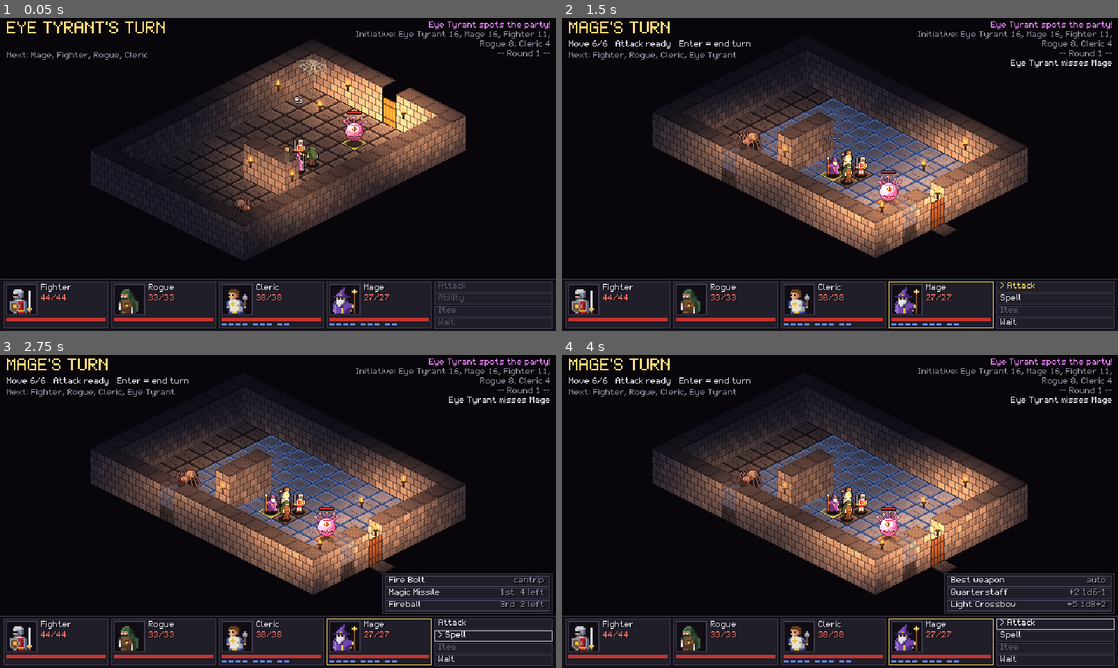
Above: before the commit, frames 1-4 (two rows, left to right).
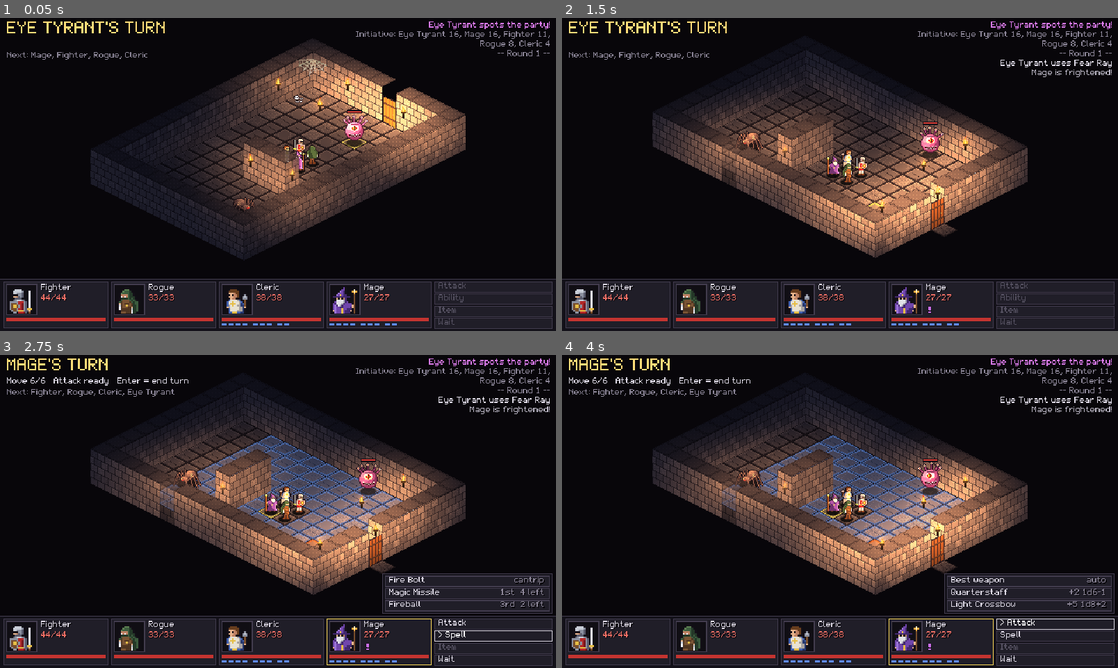
Above: after the commit, the same moments.

Repository: PaulHeraty/herra-iso-dnd
Game: Godot game, scene res://scenes/maps/test_room.tscn
The game is run twice, just before and just after one commit, with the same random seed, the same clock (stepped at 60 frames per second) and the same inputs.
Inputs (mouse positions are in pixels of both pictures, inside the frame that each line leads up to):
- Up to frame 1 (0.05 s): no input
- Up to frame 2 (1.5 s): tap Enter (end_turn) at 0.5 s; move the mouse to (962, 158) at 0.52 s; hold E (view_rotate_right) 0.53-1.25 s; tap S (cam_down) at 0.6 s; click (962, 158) at 0.67 s; drag from (728, 190) to (812, 237) at 1.27 s
- Up to frame 3 (2.75 s): click "Spell" at 2 s
- Up to frame 4 (4 s): click "> Spell" at 2.75 s; click "> Attack" at 3.5 s

The runs differ from the first frame. In frame 1, 8.0% of the frame differs, in the area x 16-84%, y 8-78%; in frame 2, 6.4%; in frame 3, 1.2%; in frame 4, 1.2%.

Commit message:
Phase 3 step 8: monster powers (spider Web, Eye Tyrant Fear Ray, Recharge 5-6, AI scoring), Break free, short/long rests; Phase 3 complete
- CombatManager: condition powers in the monster plan, recharge rolls at turn start,
  'Break free' action for restrained heroes, AI jitter for variety
- scripts/party/rest.gd + Short/Long rest buttons; party panel visible while exploring

Co-Authored-By: Claude Opus 5.5 <noreply@anthropic.com>

Diff:
--- a/data/monsters/eye_tyrant.tres
+++ b/data/monsters/eye_tyrant.tres
@@ -1,12 +1,13 @@
 [gd_resource type="Resource" script_class="CreatureStats" format=3]
 
-[ext_resource type="Script" path="res://scripts/rules/attack_data.gd" id="1_axuvi"]
-[ext_resource type="Script" path="res://scripts/rules/spell_data.gd" id="2_nuxna"]
-[ext_resource type="Script" path="res://scripts/rules/creature_stats.gd" id="3_ubvt5"]
+[ext_resource type="Script" path="res://scripts/rules/attack_data.gd" id="1_nuxna"]
+[ext_resource type="Script" path="res://scripts/rules/spell_data.gd" id="2_ubvt5"]
+[ext_resource type="Resource" path="res://data/spells/fear_ray.tres" id="3_2sic5"]
+[ext_resource type="Script" path="res://scripts/rules/creature_stats.gd" id="4_aoay6"]
 
-[sub_resource type="Resource" id="Resource_2sic5"]
+[sub_resource type="Resource" id="Resource_pregw"]
 resource_name = "Gaze Ray"
-script = ExtResource("1_axuvi")
+script = ExtResource("1_nuxna")
 name = "Gaze Ray"
 kind = 1
 ability = 1
@@ -44,7 +45,8 @@
 speed_ft = 20
 fly = true
 sight_ft = 60
-attacks = Array[ExtResource("1_axuvi")]([SubResource("Resource_2sic5"), SubResource("Resource_aoay6")])
+attacks = Array[ExtResource("1_nuxna")]([SubResource("Resource_pregw"), SubResource("Resource_l254b")])
+powers = Array[ExtResource("2_ubvt5")]([ExtResource("3_2sic5")])
 skill_overrides = {
 "perception": 4
 }
--- /dev/null
+++ b/data/spells/fear_ray.tres
@@ -0,0 +1,20 @@
+[gd_resource type="Resource" script_class="SpellData" format=3]
+
+[ext_resource type="Script" path="res://scripts/rules/spell_data.gd" id="1_1xniw"]
+
+[resource]
+resource_name = "Fear Ray"
+script = ExtResource("1_1xniw")
+id = "fear_ray"
+display_name = "Fear Ray"
+description = "Recharge 5-6. A pale ray from the central eye: WIS save DC 13 or frightened until the end of its next turn (disadvantage on attacks)."
+kind = 2
+range_ft = 60
+resolve = 1
+save_ability = "WIS"
+dc_override = 13
+condition = "frightened"
+condition_rounds = 2
+recharge = 3
+sfx = "ray_zap"
+vfx = "fear_ray"
--- a/scripts/actors/actor.gd
+++ b/scripts/actors/actor.gd
@@ -46,6 +46,8 @@
 var concentrating: SpellData
 var reaction_used := false
 ## Death saves (heroes at 0 HP; Phase 3 step 4).
+## Hit dice left to spend on short rests (= level when rested).
+var hit_dice_left := 0
 var death_successes := 0
 var death_failures := 0
 var stable := false
@@ -239,6 +241,7 @@
 	if stats == null:
 		return
 	slots_left = stats.spell_slots.duplicate()
+	hit_dice_left = maxi(1, stats.level)
 	uses_left.clear()
 	for p: SpellData in stats.powers:
 		if p.uses > 0:
--- a/scripts/combat/combat_manager.gd
+++ b/scripts/combat/combat_manager.gd
@@ -336,6 +336,14 @@
 ## prone = stand up for half the speed.
 func _start_of_turn(a: Actor) -> void:
 	a.reaction_used = false
+	# Recharge 5-6: a used monster power comes back on a d6 roll of 5 or 6.
+	if a is Monster:
+		for p: SpellData in a.stats.powers:
+			if p.recharge == SpellData.Recharge.DICE and a.uses_left.get(p.id, 1) <= 0:
+				var r := Dice.die(6)
+				if r >= 5:
+					a.uses_left[p.id] = 1
+					_say("%s's %s recharges (%d)." % [a.display_name(), p.display_name, r])
 	for cid in a.tick_conditions():
 		_say("%s is no longer %s." % [a.display_name(), Condition.display(cid).to_lower()])
 		if cid == "blessed":
@@ -672,7 +680,12 @@
 		await move_along(m, path)
 		if not in_combat or current != m or game_over:
 			return
-	if plan.target:
+	if plan.target and plan.power:
+		var who: Array[Actor] = [plan.target]
+		await _cast(m, plan.power, 0, who, plan.target.cell)
+		if _check_end():
+			return
+	elif plan.target:
 		var opts := attack_options_from(m, plan.target, m.cell)
 		var opt := {}
 		for o in opts:
@@ -703,7 +716,7 @@
 ## damage; if nothing can be attacked this turn, walks toward the nearest hero by real path.
 func plan_monster_turn(m: Monster) -> Dictionary:
 	var heroes := map.party.filter(func(h): return h.is_alive())
-	var plan := {path = [] as Array[Vector2i], target = null, attack = null}
+	var plan := {path = [] as Array[Vector2i], target = null, attack = null, power = null}
 	if heroes.is_empty():
 		return plan
 	var reach := map.combat_reach(m.cell, move_left, m)
@@ -716,7 +729,7 @@
 			for o in attack_options_from(m, h, c):
 				var a: AttackData = o.attack
 				var ev := expected_damage(m, h, o)
-				var score := ev
+				var score := ev + randf() * AI_JITTER
 				if ev >= h.hp * 0.8:
 					score += AI_FINISH_BONUS
 				score -= reach[c].cost * AI_STEP_COST
@@ -726,6 +739,18 @@
 					best = score
 					plan.target = h
 					plan.attack = a
+					plan.path = DungeonMap.reach_path(reach, c)
+			# Powers that put a condition on a hero (Web: restrained, Fear Ray: frightened).
+			for p: SpellData in m.stats.powers:
+				var pv := _power_value(m, p, h, c)
+				if pv <= 0.0:
+					continue
+				var pscore: float = pv + randf() * AI_JITTER - reach[c].cost * AI_STEP_COST - crowd * AI_RANGED_CROWDED
+				if pscore > best:
+					best = pscore
+					plan.target = h
+					plan.attack = null
+					plan.power = p
 					plan.path = DungeonMap.reach_path(reach, c)
 	if plan.target:
 		return plan
@@ -857,6 +882,9 @@
 ## Powers for the hero's Spell/Ability menu: [{power, ok, why, tag}].
 func menu_powers(h: Actor) -> Array[Dictionary]:
 	var out: Array[Dictionary] = []
+	if h.has_condition("restrained"):
+		var busy := action_used or attacks_left < h.stats.attacks_per_action()
+		out.append({power = ESCAPE, ok = not busy, why = "action used" if busy else "", tag = "action"})
 	for p: SpellData in h.stats.powers:
 		if p.kind == SpellData.Kind.MONSTER or p.cast_time in [SpellData.CastTime.REACTION, SpellData.CastTime.FREE]:
 			continue
@@ -1302,6 +1330,9 @@
 		else:
 			_say("%s dodges the %s" % [target.display_name(), p.display_name])
 			FloatText.spawn(map, target.body_position() + Vector2(0, -10), "SAVED", Color8(200, 196, 210), 10)
+	elif saved:
+		_say("%s resists the %s" % [target.display_name(), p.display_name])
+		FloatText.spawn(map, target.body_position() + Vector2(0, -10), "RESISTED", Color8(200, 196, 210), 10)
 	if not saved and p.condition != "" and target.is_alive():
 		target.add_condition(p.condition, p.condition_rounds, caster, p)
 		_say("  %s is %s!" % [target.display_name(), Condition.display(p.condition).to_lower()])
@@ -1309,6 +1340,9 @@
 
 ## Skill contest: Shove (athletics vs athletics/acrobatics) or Hide (stealth vs passive perception).
 func _contest(caster: Actor, p: SpellData, target: Actor) -> void:
+	if p.id == "escape":
+		_escape(caster)
+		return
 	var mine := Dice.d20(caster.stats.skill_bonus(p.contest_skill))
 	if p.id == "hide":
 		var best := 0
@@ -1366,6 +1400,9 @@
 
 
 func _spell_colour(p: SpellData) -> Color:
+	match p.vfx:
+		"web": return Color8(232, 232, 236)
+		"fear_ray": return Color8(190, 130, 255)
 	match p.damage_type:
 		"fire": return Color8(255, 140, 50)
 		"radiant": return Color8(255, 236, 150)
@@ -1688,3 +1725,62 @@
 	if sneak:
 		await map.dice.show_damage("SNEAK ATTACK: %s" % sneak.expr, sneak, dtype, Color8(214, 120, 230))
 	await map.dice.close()
+
+
+# --- monster powers + break free (Phase 3 step 8) ----------------------------------------------
+
+## How much a monster wants to use condition power `p` on hero `h` from cell `c` (0 = can't/won't).
+## chance the condition lands x how much it's worth (in expected-damage units).
+const CONDITION_VALUE := {"restrained": 9.0, "frightened": 12.0, "prone": 4.0}
+## A little randomness so monsters don't do exactly the same thing every turn.
+const AI_JITTER := 1.5
+
+
+func _power_value(m: Actor, p: SpellData, h: Actor, c: Vector2i) -> float:
+	if p.kind != SpellData.Kind.MONSTER or p.condition == "" or not m.can_use(p) or h.has_condition(p.condition):
+		return 0.0
+	var dist := DungeonMap.grid_distance(c, h.cell)
+	if dist > maxi(1, p.range_cells()) or (p.needs_los and not map.has_line_of_sight(c, h.cell)):
+		return 0.0
+	var chance := 0.0
+	match p.resolve:
+		SpellData.Resolve.ATTACK:
+			var adv := -1 if (p.range_cells() > 1 and _enemies_adjacent_at(m, c) > 0) else 0
+			chance = hit_chance(p.attack_bonus_for(m.stats), h.stats.armor_class, adv)
+		SpellData.Resolve.SAVE:
+			chance = clampf((p.dc_for(m.stats) - h.stats.save_bonus(p.save_ability) - 1) / 20.0, 0.05, 0.95)
+	return chance * CONDITION_VALUE.get(p.condition, 3.0)
+
+
+## "Break free" from a web (restrained): an action, STR check (Athletics or Acrobatics, whichever is
+## better) against the effect's DC. Offered in the Spell/Ability menu while restrained.
+static var ESCAPE: SpellData = _make_escape()
+
+
+static func _make_escape() -> SpellData:
+	var s := SpellData.new()
+	s.id = "escape"
+	s.display_name = "Break free"
+	s.kind = SpellData.Kind.ABILITY
+	s.cast_time = SpellData.CastTime.ACTION
+	s.target = SpellData.Target.SELF
+	s.resolve = SpellData.Resolve.CONTEST
+	s.needs_los = false
+	s.description = "Action: Strength (Athletics) or Dexterity (Acrobatics) check against the web's DC. Success: you are no longer restrained."
+	return s
+
+
+func _escape(who: Actor) -> void:
+	var c := who.get_condition("restrained")
+	if c == null:
+		return
+	var dc: int = c.spell.dc_override if c.spell and c.spell.dc_override != -99 else 12
+	var bonus := maxi(who.stats.skill_bonus("athletics"), who.stats.skill_bonus("acrobatics"))
+	var r := Dice.d20(bonus)
+	_detail("  break free: %s vs DC %d" % [r.describe(), dc])
+	if r.total >= dc:
+		who.remove_condition("restrained")
+		_say("%s breaks free! (%d vs DC %d)" % [who.display_name(), r.total, dc])
+		FloatText.spawn(map, who.body_position() + Vector2(0, -10), "FREE", COL_ALLY, 10)
+	else:
+		_say("%s struggles in the web (%d vs DC %d)" % [who.display_name(), r.total, dc])
--- a/scripts/party/party_controller.gd
+++ b/scripts/party/party_controller.gd
@@ -43,6 +43,8 @@
 	if party.is_empty() or not enabled:
 		return
 	var c := IsoGrid.world_to_cell(map.get_local_mouse_position())
+	if map.hud and map.hud.mouse_over_ui():
+		c = Vector2i(-99999, -99999)
 	if c != _hover:
 		_hover = c
 		_refresh_overlay()
@@ -52,6 +54,8 @@
 	if party.is_empty() or not enabled:
 		return
 	if event is InputEventMouseButton and event.pressed and event.button_index == MOUSE_BUTTON_LEFT:
+		if map.hud and map.hud.mouse_over_ui():
+			return
 		var target := IsoGrid.world_to_cell(map.get_local_mouse_position())
 		var p := map.find_path(party[0].cell, target)
 		if p.size() > 1:
--- /dev/null
+++ b/scripts/party/rest.gd
@@ -0,0 +1,68 @@
+class_name Rest
+## Short and long rests (5e, simplified). Out of combat only, and not with an enemy in sight.
+##   Short rest: each living hero spends hit dice (class die + CON, at least 1 each) until full HP or
+##               out of dice; powers that recharge on a short rest (Second Wind) come back.
+##   Long rest:  full HP, all spell slots, all uses, all hit dice; conditions cleared; heroes at
+##               0 HP who aren't dead get back up. The dead stay dead.
+## Each returns log lines.
+
+## Why the party can't rest right now, or "" if it can.
+static func blocked_reason(map: DungeonMap) -> String:
+	if map.combat.in_combat:
+		return "You can't rest during a fight."
+	for m in map.monsters:
+		if not m.is_alive():
+			continue
+		for h in map.party:
+			if DungeonMap.grid_distance(m.cell, h.cell) <= m.stats.sight_cells() and map.has_line_of_sight(m.cell, h.cell):
+				return "You can't rest with an enemy in sight."
+	return ""
+
+
+static func short_rest(party: Array) -> PackedStringArray:
+	var out: PackedStringArray = []
+	for h: Actor in party:
+		if h.dead:
+			continue
+		var sides := _hit_die_sides(h.stats.hit_dice)
+		var spent := 0
+		var healed := 0
+		while h.hp < h.stats.max_hp and h.hit_dice_left > 0:
+			var r := Dice.die(sides) + h.stats.mod("CON")
+			h.hit_dice_left -= 1
+			spent += 1
+			healed += h.heal(maxi(1, r))
+		for p: SpellData in h.stats.powers:
+			if p.recharge == SpellData.Recharge.SHORT_REST and p.uses > 0:
+				h.uses_left[p.id] = p.uses
+		if spent > 0:
+			out.append("%s spends %d hit %s: +%d HP (%d left)" % [h.display_name(), spent, "die" if spent == 1 else "dice", healed, h.hit_dice_left])
+		elif h.hp >= h.stats.max_hp:
+			out.append("%s is already at full health" % h.display_name())
+		else:
+			out.append("%s has no hit dice left" % h.display_name())
+	return out
+
+
+static func long_rest(party: Array) -> PackedStringArray:
+	var out: PackedStringArray = []
+	for h: Actor in party:
+		if h.dead:
+			out.append("%s is dead." % h.display_name())
+			continue
+		var was_down := not h.is_alive()
+		h.conditions.clear()
+		h._on_conditions_changed()
+		h.concentrating = null
+		if was_down and h.has_method("revive"):
+			h.revive(h.stats.max_hp)
+		else:
+			h.heal(h.stats.max_hp)
+		h.reset_resources()
+		out.append("%s is fully rested (%d HP)" % [h.display_name(), h.hp])
+	return out
+
+
+static func _hit_die_sides(expr: String) -> int:
+	var t := Dice.parse(expr)
+	return t[0].sides if not t.is_empty() and t[0].sides > 0 else 8
--- a/scripts/ui/combat_hud.gd
+++ b/scripts/ui/combat_hud.gd
@@ -75,7 +75,10 @@
 	combat.victory.connect(_on_victory)
 	combat.defeat.connect(_on_defeat)
 	_build_end_screen()
-	visible = false
+	_build_rest_buttons()
+	# The party panel stays up while exploring too (HP, slots, conditions, rests).
+	visible = true
+	combat.map.camera_controller.ui_bottom = PANEL_H
 
 
 ## True if the mouse is over the bottom panel (map input should ignore it).
@@ -102,6 +105,16 @@
 	_next.position.y = _hint.position.y + maxf(12.0, _hint.get_line_count() * 11.0) + 1.0
 	for card in _cards:
 		_update_card(card, cur)
+	# Exploring: rest buttons instead of the combat actions.
+	var fighting := combat.in_combat
+	for b: Button in _buttons.values():
+		b.visible = fighting
+	for b: Button in _rest_buttons:
+		b.visible = not fighting
+	if not fighting:
+		_banner.text = ""
+		_next.text = ""
+		return
 	var hero_turn := cur is Hero and not combat.moving
 	var busy := combat.targeting != null
 	_set_button(_buttons.attack, hero_turn and combat.attacks_left > 0, hero_turn and combat.attacks_left > 0 and not busy and _popup_kind != "spell")
@@ -380,14 +393,12 @@
 
 func _on_started() -> void:
 	visible = true
-	combat.map.camera_controller.ui_bottom = PANEL_H
 
 
 func _on_ended() -> void:
-	visible = false
 	_lines.clear()
 	_log.text = ""
-	combat.map.camera_controller.ui_bottom = 0
+	_hint.text = ""
 
 
 # --- end of combat -------------------------------------------------------------------------
@@ -689,3 +700,60 @@
 	_hint.text = text
 	if not visible:
 		print("[hud] ", text)
+
+
+# --- rests (exploration) -----------------------------------------------------------------------
+
+var _rest_buttons: Array[Button] = []
+
+
+func _build_rest_buttons() -> void:
+	var first: Button = _buttons.attack
+	var specs := [["Short rest", false], ["Long rest", true]]
+	for i in specs.size():
+		var b := Button.new()
+		b.text = specs[i][0]
+		b.focus_mode = Control.FOCUS_NONE
+		b.alignment = HORIZONTAL_ALIGNMENT_LEFT
+		b.clip_text = true
+		b.position = Vector2(first.position.x, 3 + i * 14)
+		_panel.add_child(b)
+		b.set_deferred("size", Vector2(first.size.x, 13))
+		b.pressed.connect(_rest.bind(specs[i][1]))
+		b.mouse_entered.connect(func():
+			_hint.text = "Long rest: full HP, spell slots and abilities." if specs[i][1] else "Short rest: spend hit dice to heal; Second Wind comes back.")
+		_rest_buttons.append(b)
+
+
+func _rest(long: bool) -> void:
+	var why := Rest.blocked_reason(combat.map)
+	if why != "":
+		_hint.text = why
+		Sfx.play("fail_sting", -10.0)
+		return
+	_end_dim.visible = true
+	_end_big.text = ""
+	_end_small.text = ""
+	_end_layer.visible = true
+	var root := _end_dim.get_parent() as Control
+	root.modulate.a = 0.0
+	var tw := create_tween()
+	tw.tween_property(root, "modulate:a", 1.0, 0.35)
+	_centre(_end_small, "Resting...", 172, 1)
+	await tw.finished
+	var lines := Rest.long_rest(combat.map.party) if long else Rest.short_rest(combat.map.party)
+	Sfx.play("heal_chime")
+	await get_tree().create_timer(0.7).timeout
+	var tw2 := create_tween()
+	tw2.tween_property(root, "modulate:a", 0.0, 0.35)
+	await tw2.finished
+	_end_layer.visible = false
+	root.modulate.a = 1.0
+	_lines.clear()
+	_on_log("-- %s rest --" % ("Long" if long else "Short"))
+	for l in lines:
+		_on_log(l)
+	for h: Hero in combat.map.party:
+		if not h.dead:
+			SpellFx.sparkles(combat.map, h.body_position(), Color8(150, 235, 140), false)
+	_hint.text = "%s rest done." % ("Long" if long else "Short")
--- a/tools/godot/build_data.gd
+++ b/tools/godot/build_data.gd
@@ -179,6 +179,7 @@
 	var ray := _ranged(_attack("Gaze Ray", AttackData.Kind.RANGED, AttackData.Ability.DEX, "2d8+2", "necrotic"), 60, 0)
 	ray.to_hit_override = 5
 	s.attacks = [ray, bite]
+	s.powers = [sp.fear_ray]
 	s.skill_overrides = {"perception": 4}
 	return s
 
@@ -314,7 +315,18 @@
 	wb.sfx = "spider_hiss"
 	wb.vfx = "web"
 
-	for s: SpellData in [fb, mm, sh, fi, sf, cw, bl, sw, sv, hd, sa, wb]:
+	# Our own Eye Tyrant power (not from the SRD).
+	var fr := _spell("fear_ray", "Fear Ray", SpellData.Kind.MONSTER, 0, C.ACTION, T.ENEMY, 60, R.SAVE,
+			"Recharge 5-6. A pale ray from the central eye: WIS save DC 13 or frightened until the end of its next turn (disadvantage on attacks).")
+	fr.save_ability = "WIS"
+	fr.dc_override = 13
+	fr.condition = "frightened"
+	fr.condition_rounds = 2
+	fr.recharge = SpellData.Recharge.DICE
+	fr.sfx = "ray_zap"
+	fr.vfx = "fear_ray"
+
+	for s: SpellData in [fb, mm, sh, fi, sf, cw, bl, sw, sv, hd, sa, wb, fr]:
 		var path := SPELL_DIR + s.id + ".tres"
 		var err := ResourceSaver.save(s, path, ResourceSaver.FLAG_CHANGE_PATH)
 		print("wrote ", path, " err=", err)
Not shown: 2 places in data/monsters/eye_tyrant.tres that only renumber resources
Not shown, added: scripts/party/rest.gd.uid
Not shown, changed: CLAUDE.md
